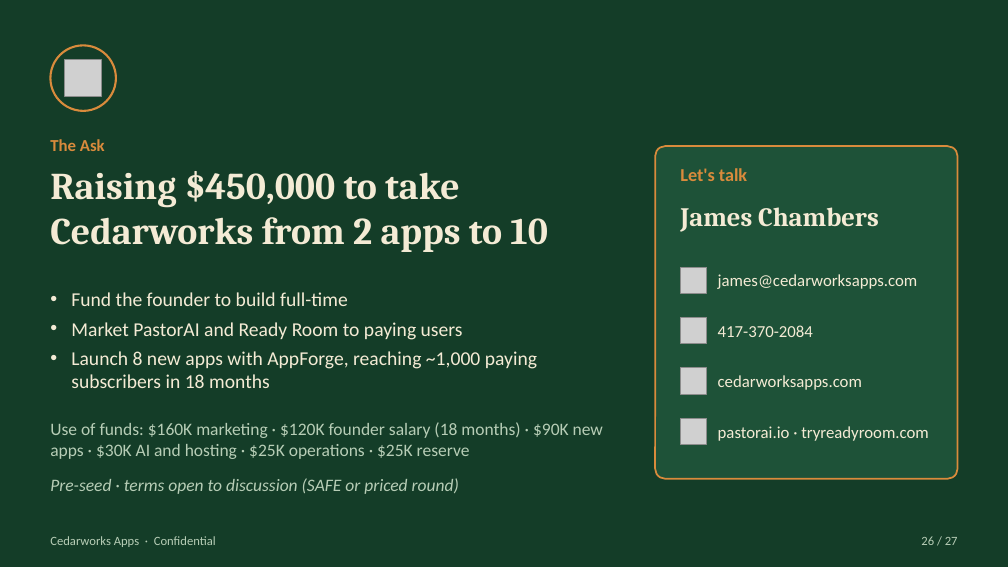
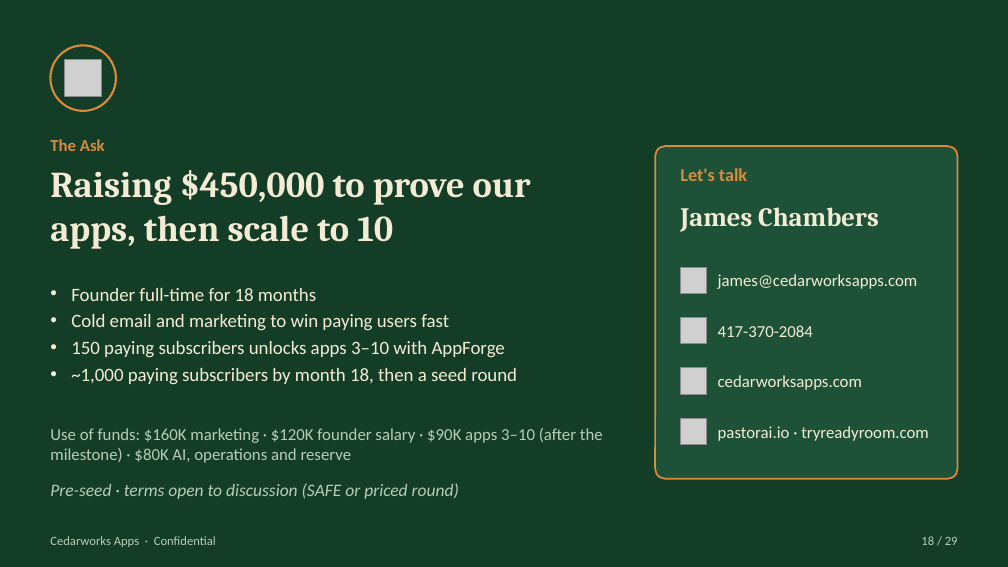
Before and after one commit to Pastorai1/Cedarworksapps, a slide deck: slide 18 of pitch-deck/Cedarworks-Apps-Pitch-Deck.pptx (slide 26 before the commit). Drawn at 1008x567 pixels with LibreOffice and Linux fonts; fonts in the diff are those of the drawing; grey boxes stand for pictures. Boxes give left, top, right and bottom in pixels: in the first picture for what was removed or moved away, otherwise in the second. Text is boxed around its words. In the diff, an @@ line names an element or a change of style, - is before the commit and + after.

```diff
--- a/pitch-deck/Cedarworks-Apps-Pitch-Deck.pptx
+++ b/pitch-deck/Cedarworks-Apps-Pitch-Deck.pptx
@@ text at (x1=50, y1=170, x2=531, y2=249): text changed; size 27 to 26 pt @@
-Raising $450,000 to take Cedarworks from 2 apps to 10
+Raising $450,000 to prove our apps, then scale to 10
@@ text at (x1=71, y1=288, x2=517, y2=385): text changed; size 14 to 13.5 pt @@
-• Fund the founder to build full-time
-• Market PastorAI and Ready Room to paying users
-• Launch 8 new apps with AppForge, reaching ~1,000 paying subscribers in 18 months
+• Founder full-time for 18 months
+• Cold email and marketing to win paying users fast
+• 150 paying subscribers unlocks apps 3–10 with AppForge
+• ~1,000 paying subscribers by month 18, then a seed round
@@ text at (x1=50, y1=428, x2=603, y2=463): text changed; size 12.5 to 12 pt @@
-Use of funds: $160K marketing · $120K founder salary (18 months) · $90K new apps · $30K AI and hosting · $25K operations · $25K reserve
+Use of funds: $160K marketing · $120K founder salary · $90K apps 3–10 (after the milestone) · $80K AI, operations and reserve
@@ text "Pre-seed · terms open to ..." moved from (x1=50, y1=478, x2=459, y2=494) to (x1=50, y1=483, x2=459, y2=499) @@
@@ text at (x1=921, y1=536, x2=958, y2=545): text changed @@
-26 / 27
+18 / 29
```
Also in this commit, not shown: 23 other slides changed, 5 slides added, 3 slides removed, 4 other files.
